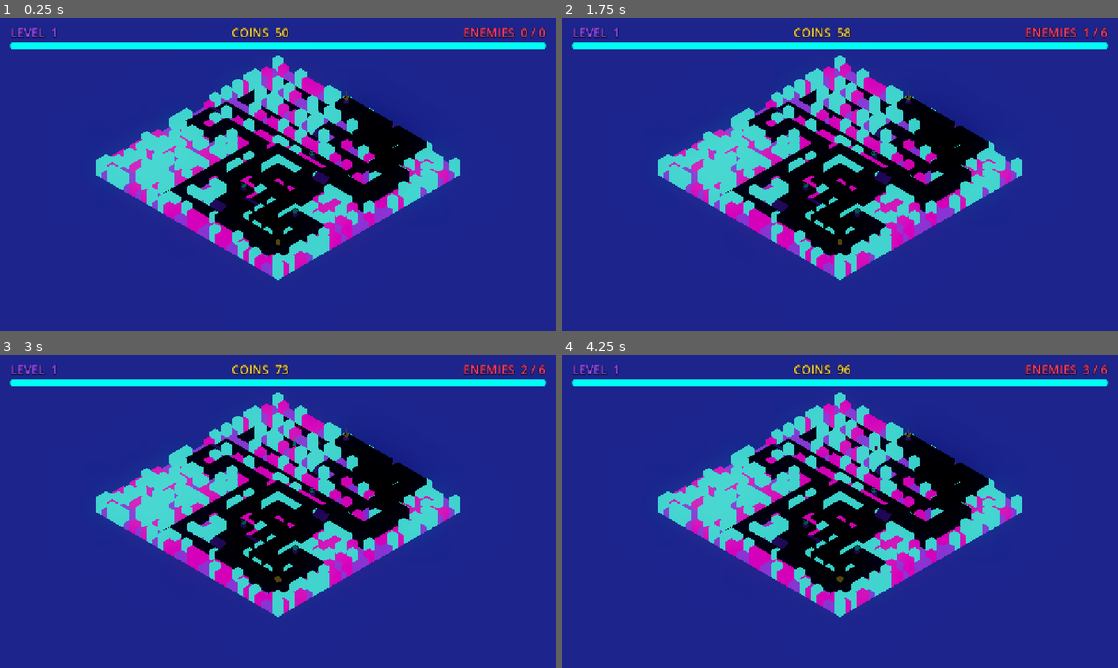
Above: before the commit, frames 1-4 (two rows, left to right).
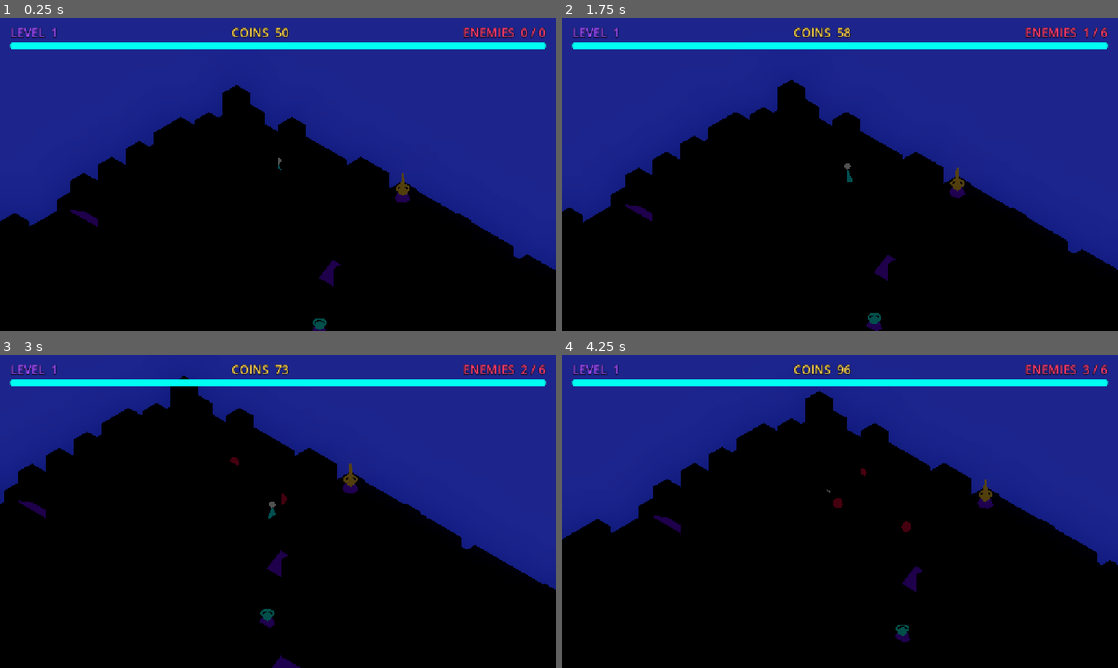
Above: after the commit, the same moments.

Repository: requaos/yarbell
Game: Godot game, scene res://scenes/game/game.tscn
Two runs of this game, one before a commit and one after it. Both use one fixed random seed, a clock stepped at 60 frames per second and the inputs below.
Inputs (mouse positions are in pixels of both pictures, inside the frame that each line leads up to):
- Up to frame 1 (0.25 s): no input
- Up to frame 2 (1.75 s): tap Enter at 0.5 s; move the mouse to (962, 158) at 0.52 s; click (962, 158) at 0.67 s; tap Space at 1.25 s; move the mouse to (728, 190) at 1.27 s; click (728, 190) at 1.42 s
- Up to frame 3 (3 s): move the mouse to (333, 442) at 2.02 s; click (333, 442) at 2.17 s; move the mouse to (250, 574) at 2.77 s; click (250, 574) at 2.92 s
- Up to frame 4 (4.25 s): move the mouse to (1006, 558) at 3.52 s; click (1006, 558) at 3.67 s

The runs differ from the first frame. In frame 1, 51% of the frame differs, in the area x 0-100%, y 12-100%; in frame 2, 52%; in frame 3, 60%, in the area x 0-100%, y 6-100%; in frame 4, 54%.

Commit message:
Follow-cam with zoom and swap landscape/unit brightness
Camera now orbits to a medium orthographic zoom and smoothly follows the
player each frame (lerped), instead of framing the whole 32x32 map (which
made units tiny). Rebuild recenters on the player.

Swap the brightness hierarchy so units read on top of the landscape: dim the
walls (and lower the floor-grid glow and ramp emission), and raise the
emissive energy of the player, towers, and enemies. Wall MultiMesh instance
colors are converted sRGB->linear (they are consumed as linear), which is why
the dimming now actually takes effect.

Diff:
--- a/game/scripts/enemy.gd
+++ b/game/scripts/enemy.gd
@@ -38,7 +38,7 @@
 	mesh.rings = 3
 	body.mesh = mesh
 	body.position = Vector3(0.0, 0.4, 0.0)
-	body.material_override = Palette.emissive(Palette.RED, 4.0)
+	body.material_override = Palette.emissive(Palette.RED, 6.5)
 	add_child(body)
 
 	_agent = NavigationAgent3D.new()
--- a/game/scripts/game.gd
+++ b/game/scripts/game.gd
@@ -6,11 +6,28 @@
 ## The level is centered on the origin.
 const LEVEL_CENTER := Vector3.ZERO
 
+## Orthographic view height in world units (zoom). Lower = closer. Kept at a
+## medium distance so a good chunk of the maze around the player is visible.
+const CAMERA_SIZE := 16.0
+const CAMERA_DISTANCE := 60.0
+const CAMERA_FOLLOW := 5.0
+
+var _camera: Camera3D
+var _cam_look := Vector3.ZERO   # smoothed point the camera centers on
+
 func _ready() -> void:
 	print("Yarbell booted")
 	_setup_environment()
 	_setup_light()
 	_setup_camera()
+
+func _process(delta: float) -> void:
+	var level := get_node_or_null("Level")
+	if level == null or not is_instance_valid(level.player):
+		return
+	var target: Vector3 = level.player.global_position
+	_cam_look = _cam_look.lerp(target, clampf(delta * CAMERA_FOLLOW, 0.0, 1.0))
+	_place_camera()
 
 func _setup_environment() -> void:
 	var env := Environment.new()
@@ -36,23 +53,27 @@
 	add_child(world_env)
 
 func _setup_camera() -> void:
-	# Frame the camera to the generated level (built during the Level node's
-	# _ready, which runs before this parent's _ready).
-	var span := 16.0
+	_camera = Camera3D.new()
+	_camera.projection = Camera3D.PROJECTION_ORTHOGONAL
+	_camera.size = CAMERA_SIZE
+	_camera.near = 0.05
+	_camera.far = 400.0
+	add_child(_camera)
+
+	# Start centered on the player if it exists yet, else the level origin.
 	var level := get_node_or_null("Level")
-	if level:
-		span = maxf(level.terrain_size.x, level.terrain_size.y)
+	if level and is_instance_valid(level.player):
+		_cam_look = level.player.global_position
+	else:
+		_cam_look = LEVEL_CENTER
+	_place_camera()
+	_camera.make_current()
 
-	var camera := Camera3D.new()
-	camera.projection = Camera3D.PROJECTION_ORTHOGONAL
-	camera.size = span * 1.15 + 2.0
-	camera.near = 0.05
-	camera.far = 300.0
-	# Looking from an equal-axis direction yields true isometric projection.
-	camera.position = LEVEL_CENTER + Vector3(1.0, 1.0, 1.0).normalized() * 60.0
-	add_child(camera)
-	camera.look_at(LEVEL_CENTER, Vector3.UP)
-	camera.make_current()
+## Keep the isometric view centered on `_cam_look` (offset along the equal-axis
+## direction gives true isometric projection).
+func _place_camera() -> void:
+	_camera.position = _cam_look + Vector3(1.0, 1.0, 1.0).normalized() * CAMERA_DISTANCE
+	_camera.look_at(_cam_look, Vector3.UP)
 
 func _setup_light() -> void:
 	var sun := DirectionalLight3D.new()
--- a/game/scripts/player.gd
+++ b/game/scripts/player.gd
@@ -82,7 +82,7 @@
 	cone.radial_segments = 4
 	body.mesh = cone
 	body.position = Vector3(0.0, 0.35, 0.0)
-	body.material_override = Palette.emissive(Color(0.4, 1.0, 1.0), 4.0)
+	body.material_override = Palette.emissive(Color(0.4, 1.0, 1.0), 6.5)
 	add_child(body)
 
 	var head := MeshInstance3D.new()
@@ -91,7 +91,7 @@
 	sphere.height = 0.32
 	head.mesh = sphere
 	head.position = Vector3(0.0, 0.85, 0.0)
-	head.material_override = Palette.emissive(Color.WHITE, 5.0)
+	head.material_override = Palette.emissive(Color.WHITE, 8.0)
 	add_child(head)
 
 func _build_area() -> void:
--- a/game/scripts/systems/terrain_generator.gd
+++ b/game/scripts/systems/terrain_generator.gd
@@ -188,7 +188,7 @@
 	var box := BoxMesh.new()
 	box.size = size
 	mesh.mesh = box
-	mesh.material_override = Palette.emissive(Palette.PURPLE, 2.5)
+	mesh.material_override = Palette.emissive(Palette.PURPLE, 1.4)
 	body.add_child(mesh)
 	var col := CollisionShape3D.new()
 	var shape := BoxShape3D.new()
@@ -222,7 +222,9 @@
 		var h := tiers * CANYON_STEP
 		var basis := Basis.IDENTITY.scaled(Vector3(1.0, h, 1.0))
 		mm.set_instance_transform(i, Transform3D(basis, _cell_center(c.x, c.y, h / 2.0)))
-		mm.set_instance_color(i, palette[(tiers - 1) % palette.size()].darkened(0.35))
+		# Keep the landscape dim so the glowing units and path read on top of it.
+		# MultiMesh instance colors are consumed as linear, so convert from sRGB.
+		mm.set_instance_color(i, palette[(tiers - 1) % palette.size()].darkened(0.78).srgb_to_linear())
 
 	var mmi := MultiMeshInstance3D.new()
 	mmi.multimesh = mm
@@ -269,7 +271,7 @@
 		_grid_mat.set_shader_parameter("bg_color", Vector3(0.02, 0.02, 0.08))
 		_grid_mat.set_shader_parameter("cell_size", 1.0)
 		_grid_mat.set_shader_parameter("line_width", 0.05)
-		_grid_mat.set_shader_parameter("glow", 1.6)
+		_grid_mat.set_shader_parameter("glow", 0.9)
 	return _grid_mat
 
 # --- data ---------------------------------------------------------------------
--- a/game/scripts/tower.gd
+++ b/game/scripts/tower.gd
@@ -126,7 +126,7 @@
 	core_mesh.size = Vector3(0.3, 0.3, 0.3)
 	_core.mesh = core_mesh
 	_core.position = Vector3(0.0, 0.45, 0.0)
-	_core.material_override = Palette.emissive(tint, 4.0)
+	_core.material_override = Palette.emissive(tint, 6.5)
 	add_child(_core)
 
 	var ring := MeshInstance3D.new()
@@ -135,7 +135,7 @@
 	ring_mesh.outer_radius = 0.36
 	ring.mesh = ring_mesh
 	ring.position = Vector3(0.0, 0.62, 0.0)
-	ring.material_override = Palette.emissive(tint, 5.0)
+	ring.material_override = Palette.emissive(tint, 8.0)
 	add_child(ring)
 
 	if is_primary:
@@ -147,5 +147,5 @@
 		beacon_mesh.height = 0.9
 		beacon.mesh = beacon_mesh
 		beacon.position = Vector3(0.0, 1.1, 0.0)
-		beacon.material_override = Palette.emissive(tint, 6.0)
+		beacon.material_override = Palette.emissive(tint, 9.0)
 		add_child(beacon)
